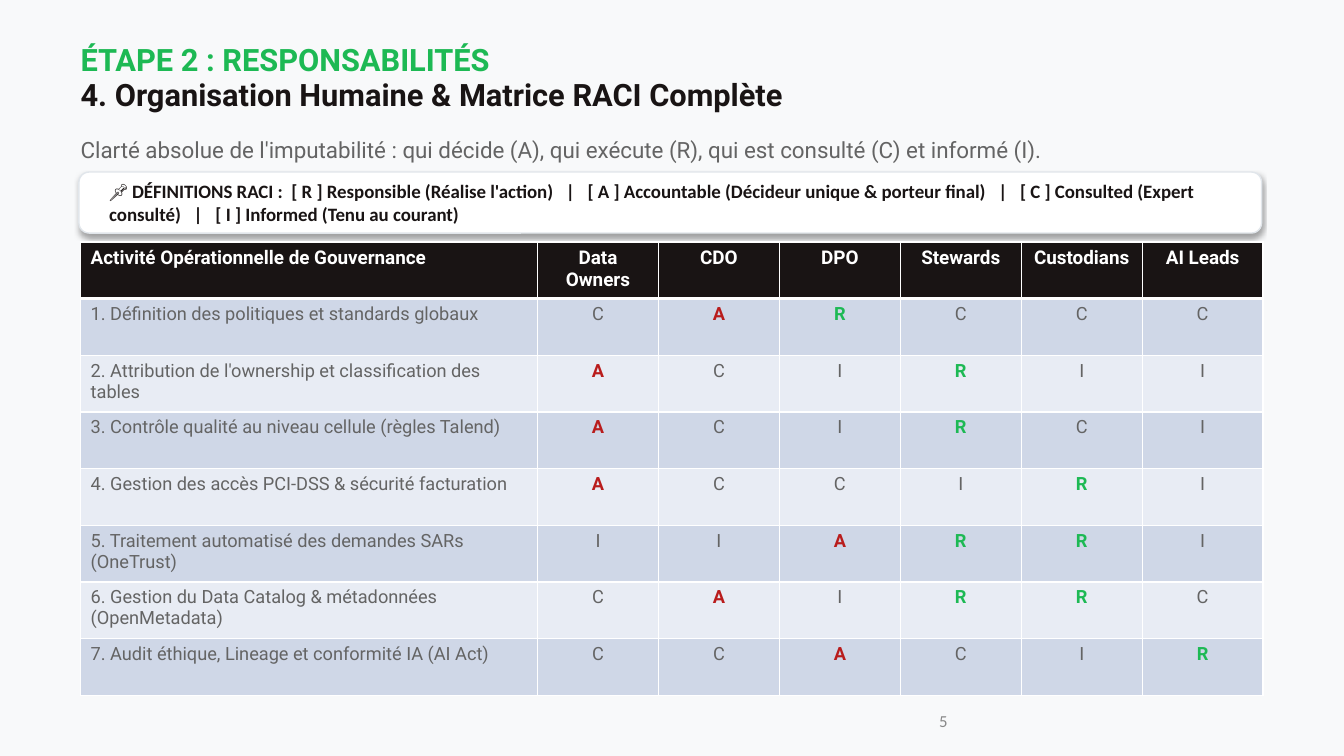
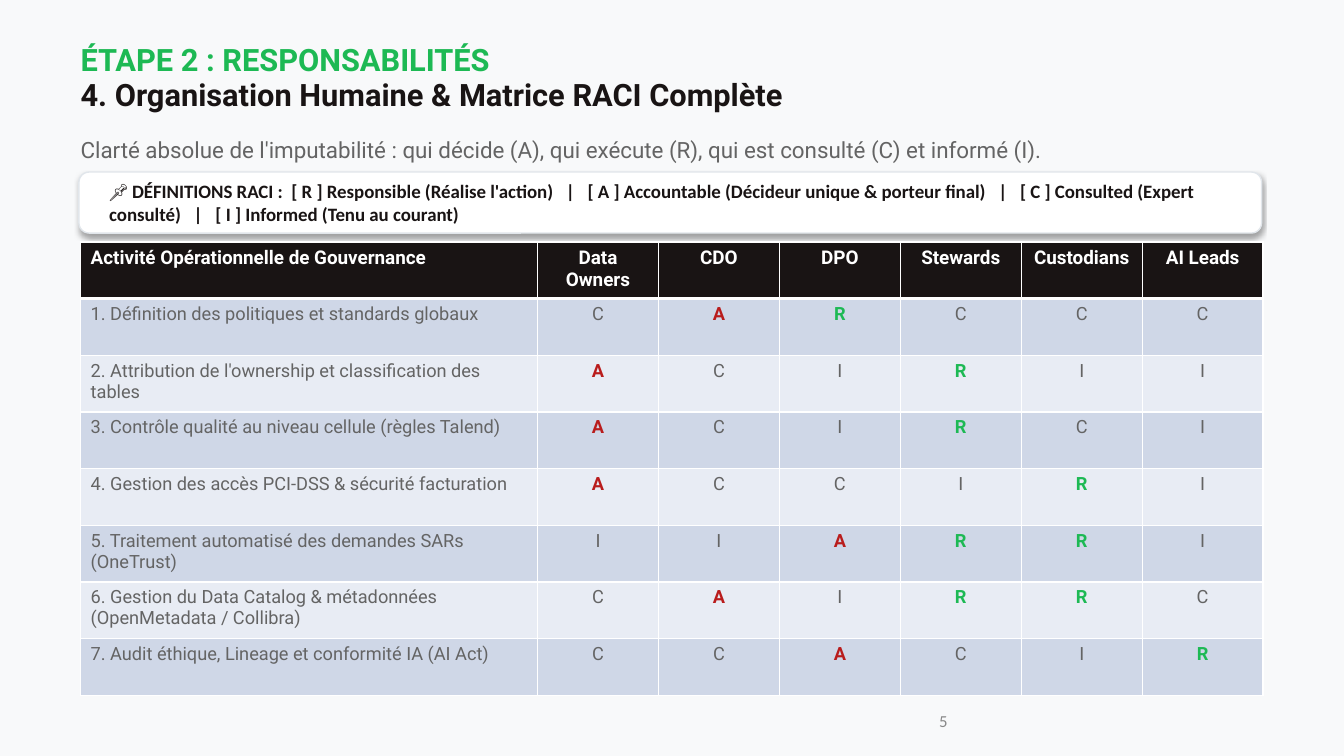
Before and after one commit to Elkristobal59/CERTIFICATION_AIA, a slide deck: slide 5 of 01_BLOC_1_GOUVERNANCE_SPOTIFY/LIVRABLES/04_Presentation_Executive_Gouvernance_Spotify.pptx. Drawn at 1344x756 pixels with LibreOffice and Linux fonts; fonts in the diff are those of the drawing. Boxes give left, top, right and bottom in pixels: in the first picture for what was removed or moved away, otherwise in the second. Text is boxed around its words. In the diff, an @@ line names an element or a change of style, - is before the commit and + after.

```diff
--- a/01_BLOC_1_GOUVERNANCE_SPOTIFY/LIVRABLES/04_Presentation_Executive_Gouvernance_Spotify.pptx
+++ b/01_BLOC_1_GOUVERNANCE_SPOTIFY/LIVRABLES/04_Presentation_Executive_Gouvernance_Spotify.pptx
@@ table at box(81, 242, 1263, 668) @@
-row 7, column 1: 6. Gestion du Data Catalog & métadonnées (OpenMetadata)
+row 7, column 1: 6. Gestion du Data Catalog & métadonnées (OpenMetadata / Collibra)
```
Also in this commit, not shown: 5 other slides changed, 22 other files.
